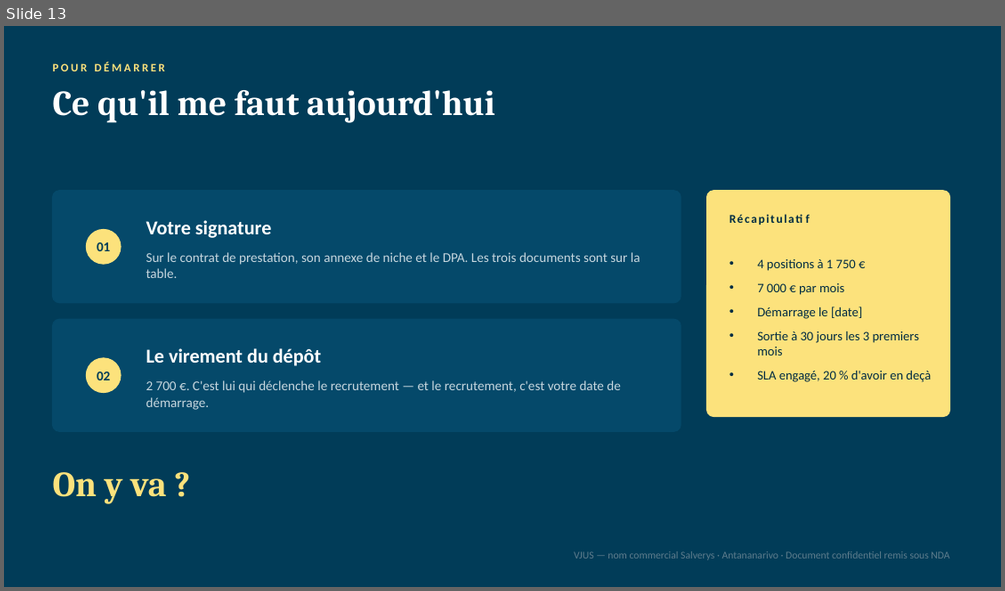
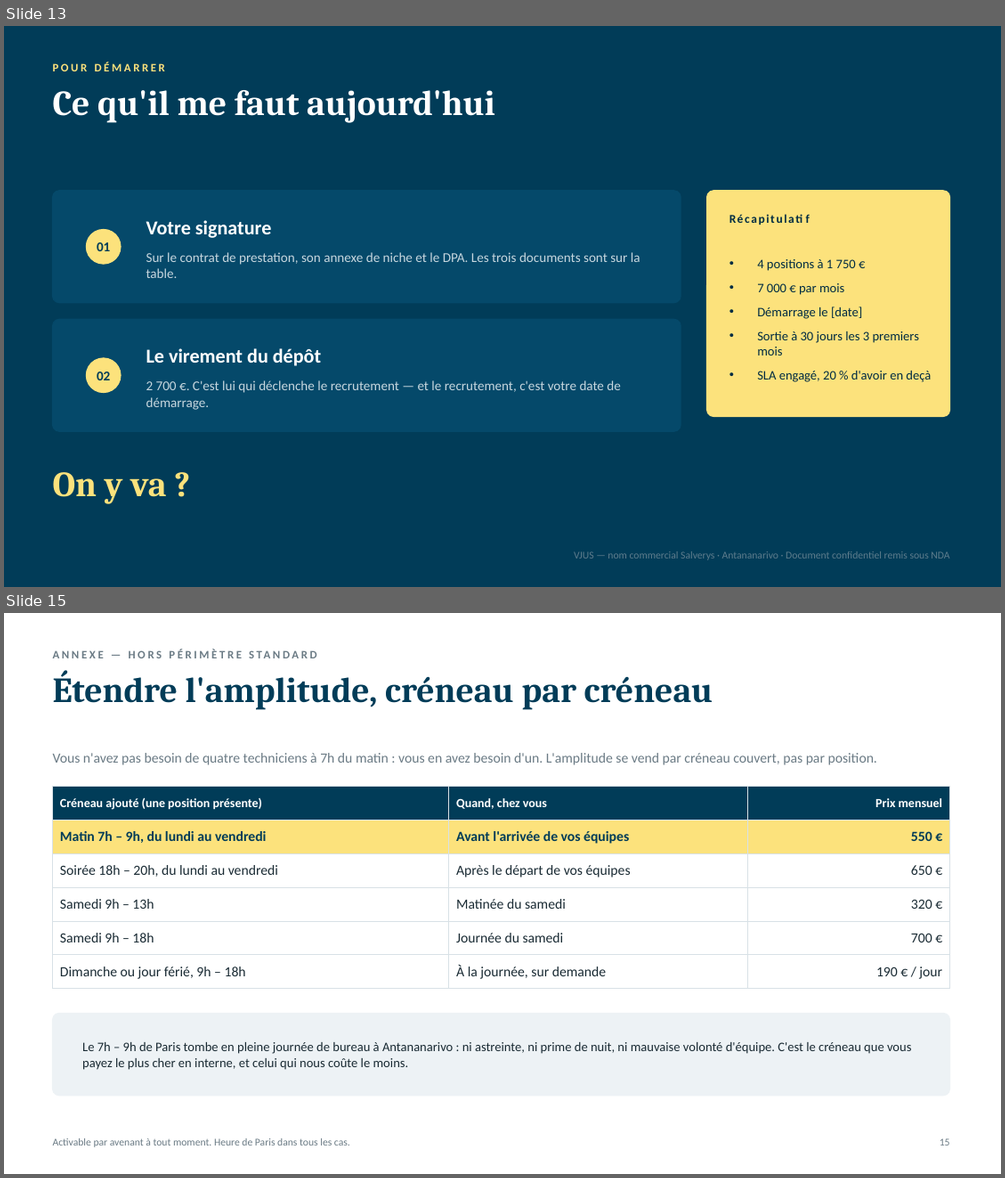
Before and after one commit to valerienvalerien/Salve2, a slide deck: 04-Closing/DECK-CLOSING-4-POSITIONS-Helpdesk-IT.pptx. Shown one above the other, each under a label of ours: slide 13 before the commit, slides 13 and 15 after it; the slides between them are not shown. The pictures are 1005x591 and 1005x1178 pixels, drawn with LibreOffice and Linux fonts; fonts in the diff are those of the drawing. Boxes give left, top, right and bottom in pixels: in the first picture for what was removed or moved away, otherwise in the second. Text is boxed around its words. In the diff, an @@ line names an element or a change of style, - is before the commit and + after.

```diff
--- a/04-Closing/DECK-CLOSING-4-POSITIONS-Helpdesk-IT.pptx
+++ b/04-Closing/DECK-CLOSING-4-POSITIONS-Helpdesk-IT.pptx
@@ slide 15 added at <box>4,613,1001,1174</box>, background #FFFFFF @@
@@ text added at <box>53,644,950,664</box>, 11 pt, text #6B7B85, bold @@
+ANNEXE — HORS PÉRIMÈTRE STANDARD
@@ text added at <box>53,670,713,710</box>, 34 pt, text #013C58, bold @@
+Étendre l'amplitude, créneau par créneau
@@ text added at <box>53,753,877,765</box>, 13.5 pt, text #6B7B85 @@
+Vous n'avez pas besoin de quatre techniciens à 7h du matin : vous en avez besoin d'un. L'amplitude se vend par créneau couvert, pas par position.
@@ table added at <box>53,787,950,982</box>, 6 rows, 3 columns @@
+Créneau ajouté (une position présente) | Quand, chez vous | Prix mensuel
+Matin 7h – 9h, du lundi au vendredi | Avant l'arrivée de vos équipes | 550 €
+Soirée 18h – 20h, du lundi au vendredi | Après le départ de vos équipes | 650 €
+Samedi 9h – 13h | Matinée du samedi | 320 €
+Samedi 9h – 18h | Journée du samedi | 700 €
+Dimanche ou jour férié, 9h – 18h | À la journée, sur demande | 190 € / jour
@@ rounded rectangle added at <box>53,1013,950,1095</box>, fill #EDF2F5, outline #EDF2F5 1 pt @@
@@ text added at <box>82,1042,911,1070</box>, 12.5 pt, text #1A2B34 @@
+Le 7h – 9h de Paris tombe en pleine journée de bureau à Antananarivo : ni astreinte, ni prime de nuit, ni mauvaise volonté d'équipe. C'est le créneau que vous payez le plus cher en interne, et celui qui nous coûte le moins.
@@ text added at <box>53,1138,350,1147</box>, 10 pt, text #6B7B85 @@
+Activable par avenant à tout moment. Heure de Paris dans tous les cas.
@@ text added at <box>939,1138,950,1145</box>, 10 pt, text #6B7B85 @@
+15
```
Also in this commit, not shown: 1 other slide added, 2 other files.
